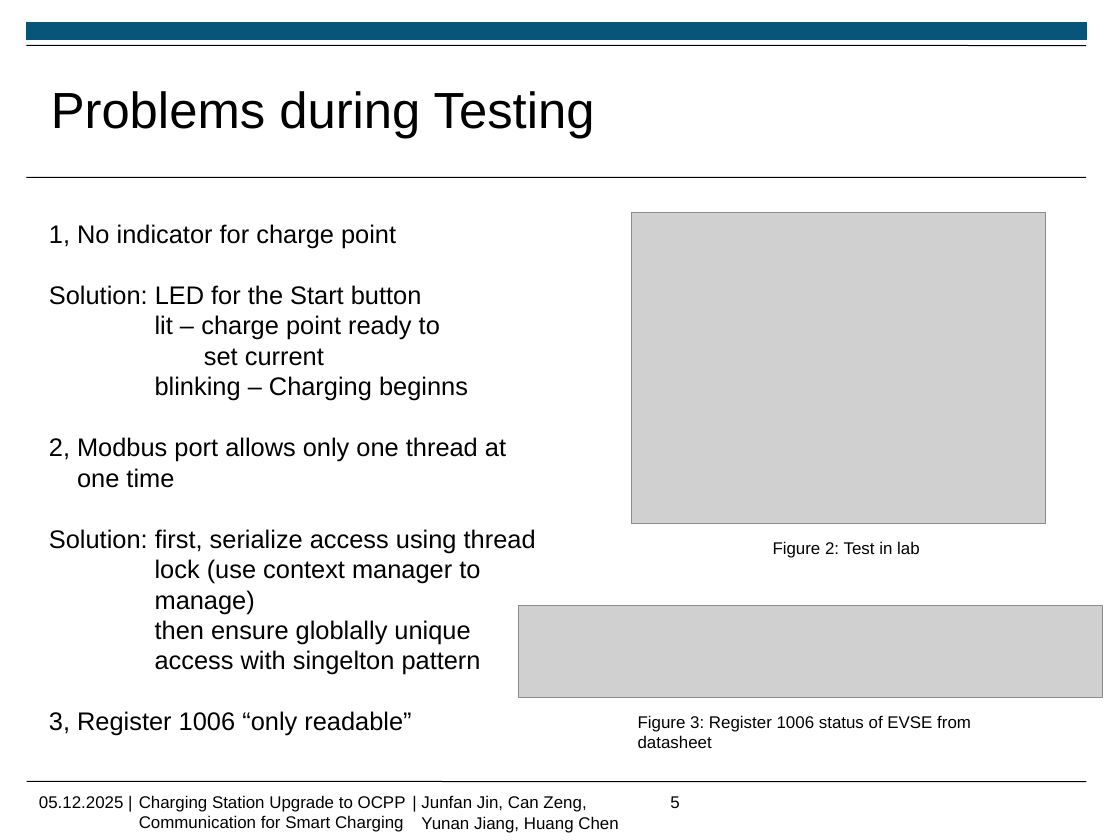
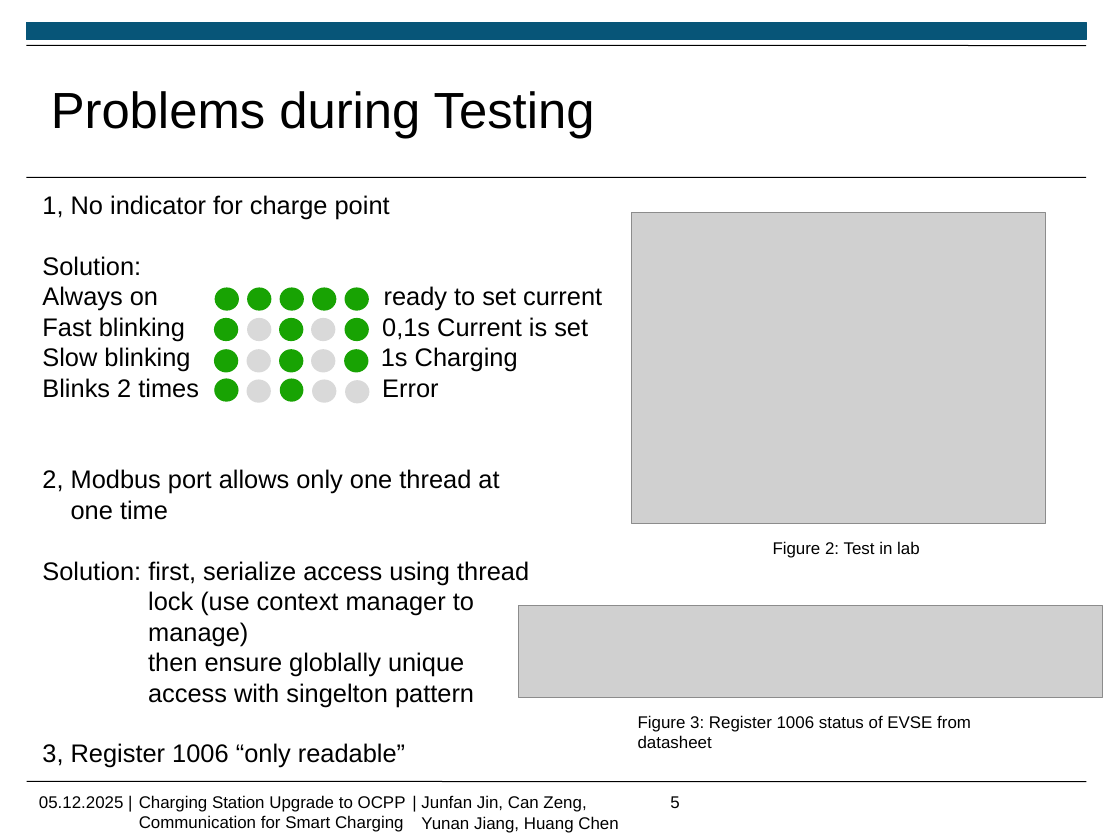
Before and after one commit to Jf-JIN/ADP_Ladesaeule_OCPP, a slide deck: slide 5 of ppt/Chen_Huang.pptx. Drawn at 1120x840 pixels with LibreOffice and Linux fonts; fonts in the diff are those of the drawing; grey boxes stand for pictures; background and template pictures are left out. Boxes give left, top, right and bottom in pixels: in the first picture for what was removed or moved away, otherwise in the second. Text is boxed around its words. In the diff, an @@ line names an element or a change of style, - is before the commit and + after.

```diff
--- a/ppt/Chen_Huang.pptx
+++ b/ppt/Chen_Huang.pptx
@@ text "1, No indicator for charge ...": place and size @@
-text "1, No indicator for charge ..." at (49,224,536,736)
+text "1, No indicator for charge ..." at (42,195,602,768)
@@ text at (42,256,602,398): text changed @@
-Solution: LED for the Start button
-lit – charge point ready to
-set current
-blinking – Charging beginns
+Solution:
+Always on ready to set current
+Fast blinking 0,1s Current is set
+Slow blinking 1s Charging
+Blinks 2 times Error
@@ ellipse added at (214,288,239,311), fill #18A303 @@
@@ ellipse added at (247,288,271,311), fill #18A303 @@
@@ ellipse added at (279,288,304,311), fill #18A303 @@
@@ ellipse added at (312,288,336,311), fill #18A303 @@
@@ ellipse added at (345,288,369,311), fill #18A303 @@
@@ ellipse added at (214,318,239,341), fill #18A303 @@
@@ ellipse added at (247,318,271,341), fill #D9D9D9 @@
@@ ellipse added at (279,318,304,341), fill #18A303 @@
@@ ellipse added at (311,318,335,341), fill #D9D9D9 @@
@@ ellipse added at (345,318,369,341), fill #18A303 @@
@@ ellipse added at (214,350,239,373), fill #18A303 @@
@@ ellipse added at (247,350,271,373), fill #D9D9D9 @@
@@ ellipse added at (279,350,304,373), fill #18A303 @@
@@ ellipse added at (311,350,335,373), fill #D9D9D9 @@
@@ ellipse added at (345,350,369,373), fill #18A303 @@
@@ ellipse added at (214,378,239,401), fill #18A303 @@
@@ ellipse added at (247,379,271,402), fill #D9D9D9 @@
@@ ellipse added at (279,378,303,401), fill #18A303 @@
@@ ellipse added at (312,379,336,402), fill #D9D9D9 @@
@@ ellipse added at (346,380,370,403), fill #D9D9D9 @@
```
Also in this commit, not shown: 2 other slides changed.
